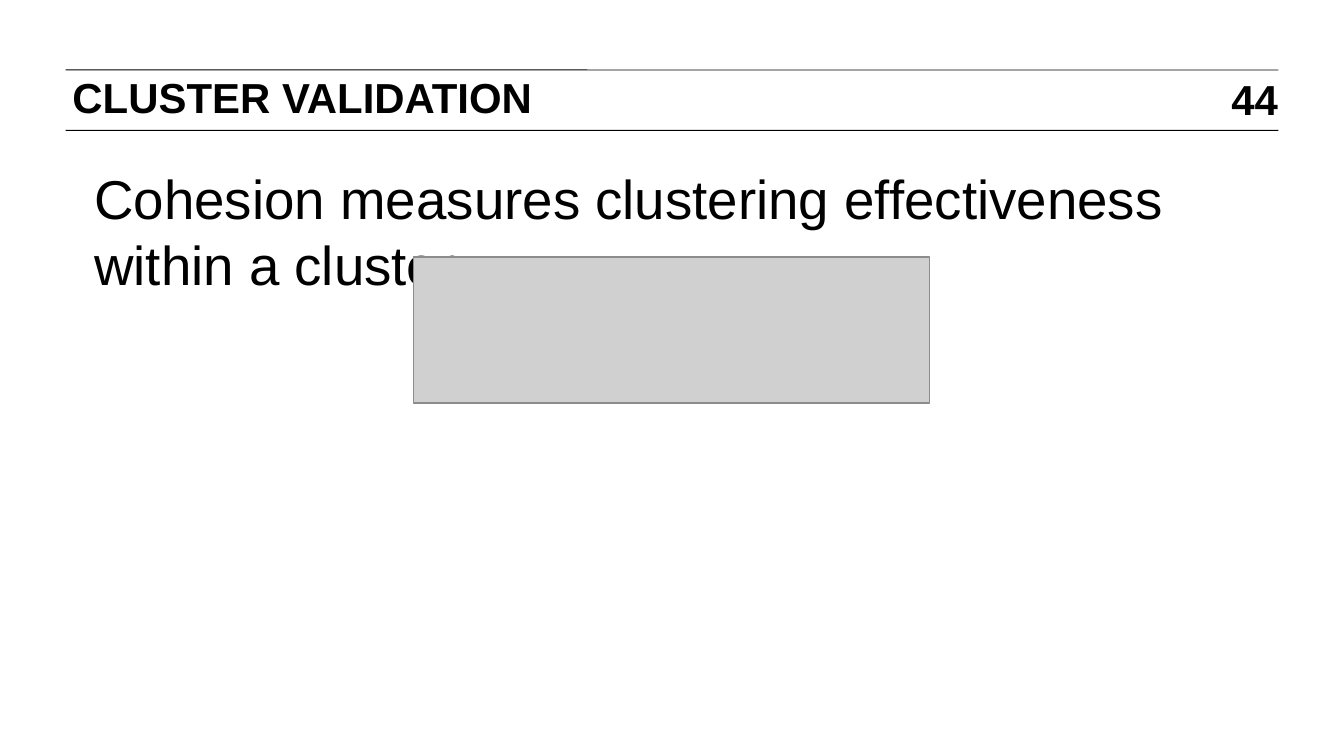
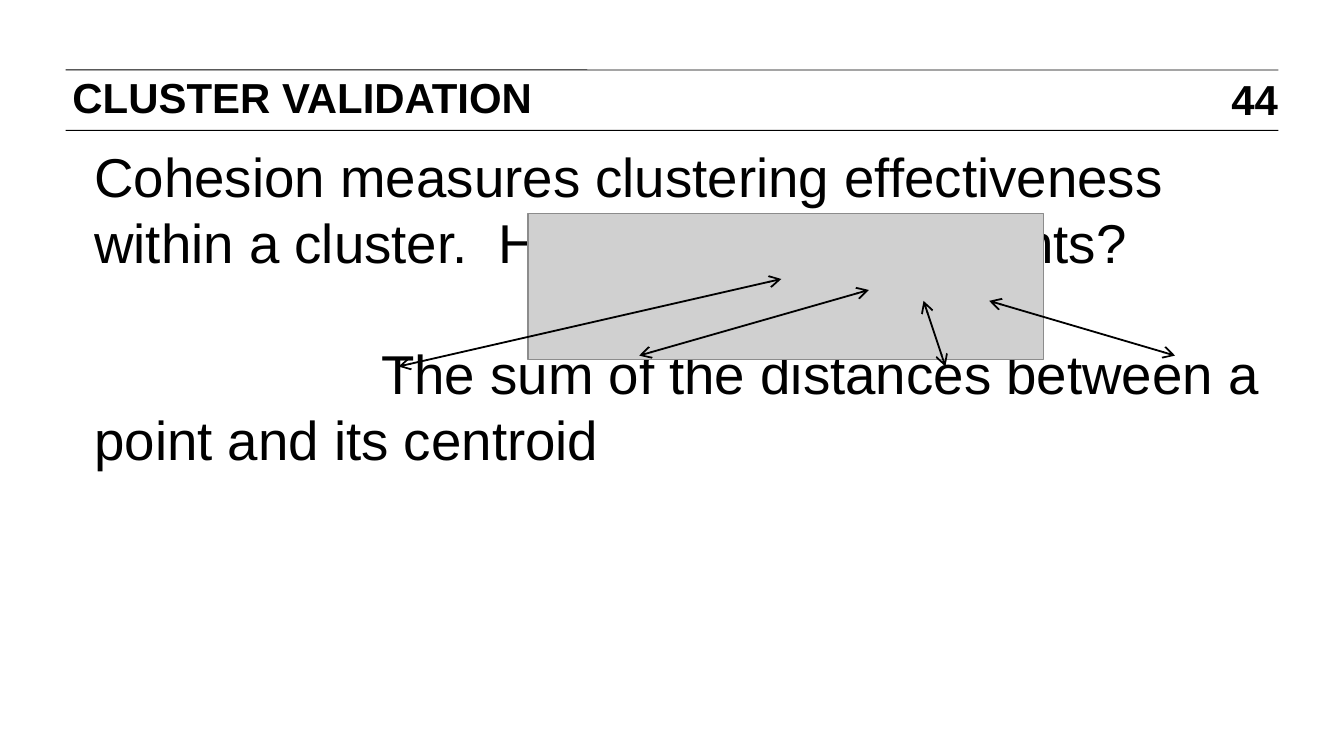
Before and after one commit to justmarkham/DAT5, a slide deck: slide 44 of slides/18_clustering.pptx. Drawn at 1344x755 pixels with LibreOffice and Linux fonts; fonts in the diff are those of the drawing; grey boxes stand for pictures. Boxes give left, top, right and bottom in pixels: in the first picture for what was removed or moved away, otherwise in the second. Text is boxed around its words. In the diff, an @@ line names an element or a change of style, - is before the commit and + after.

Commit message:
Updated clustering slides

```diff
--- a/slides/18_clustering.pptx
+++ b/slides/18_clustering.pptx
@@ text at (94,157,1258,470): text changed @@
-Cohesion measures clustering effectiveness within a cluster.
+Cohesion measures clustering effectiveness within a cluster. How close are the points?
+The sum of the distances between a point and its centroid
@@ picture: place and size @@
-picture at (413,257,929,403)
+picture at (528,213,1043,358)
@@ double arrow added from (399, 366) to (781, 278), #000000 1 pt @@
@@ double arrow added from (639, 356) to (869, 290), #000000 1 pt @@
@@ double arrow added from (945, 366) to (924, 301), #000000 1 pt @@
@@ double arrow added from (1175, 356) to (990, 301), #000000 1 pt @@
```
Also in this commit, not shown: 2 other slides changed, 1 other file.
